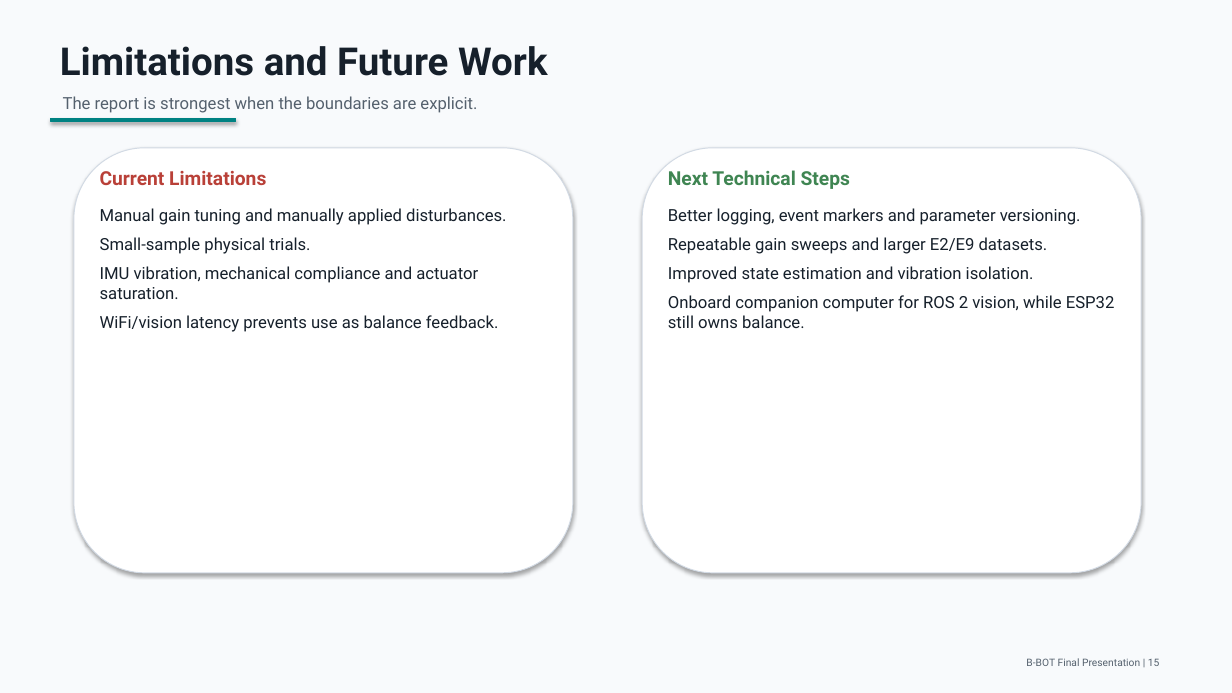
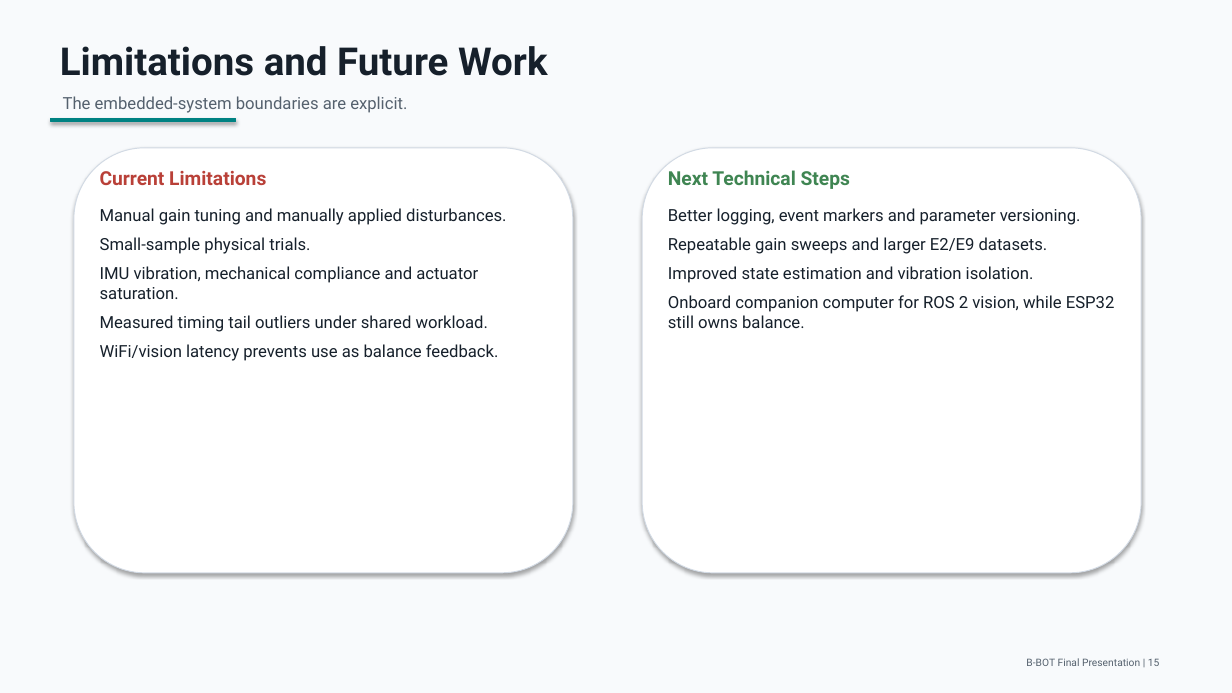
Before and after one commit to Realsbt/B-BOT, a slide deck: slide 15 of Report/presentation/B-BOT_final_presentation.pptx. Drawn at 1232x693 pixels with LibreOffice and Linux fonts; fonts in the diff are those of the drawing. Boxes give left, top, right and bottom in pixels: in the first picture for what was removed or moved away, otherwise in the second. Text is boxed around its words. In the diff, an @@ line names an element or a change of style, - is before the commit and + after.

```diff
--- a/Report/presentation/B-BOT_final_presentation.pptx
+++ b/Report/presentation/B-BOT_final_presentation.pptx
@@ text at (63,96,407,113): text changed @@
-The report is strongest when the boundaries are explicit.
+The embedded-system boundaries are explicit.
@@ text at (100,315,488,332): paragraph added @@
+Measured timing tail outliers under shared workload.
```
Also in this commit, not shown: 9 other slides changed, 4 other files.
